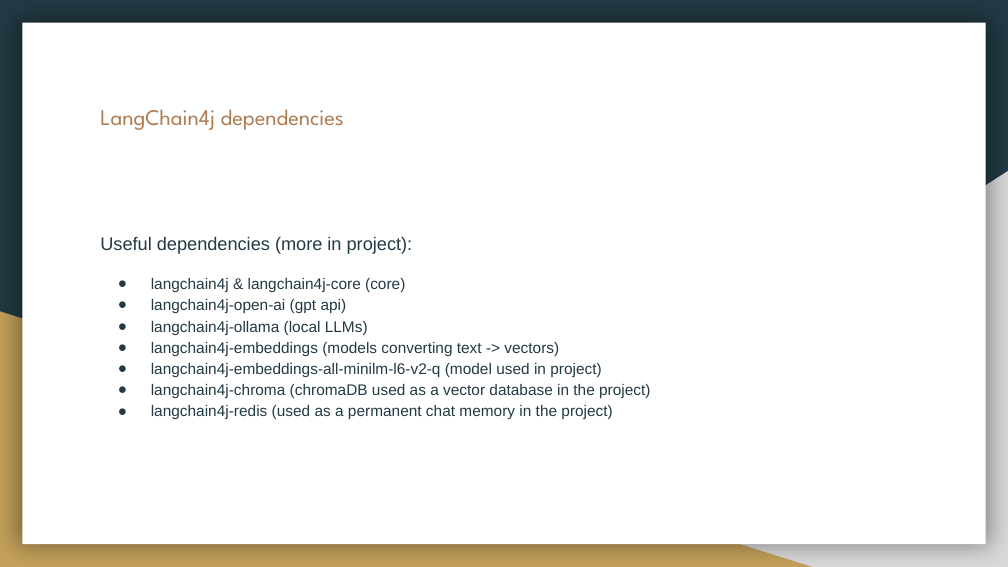
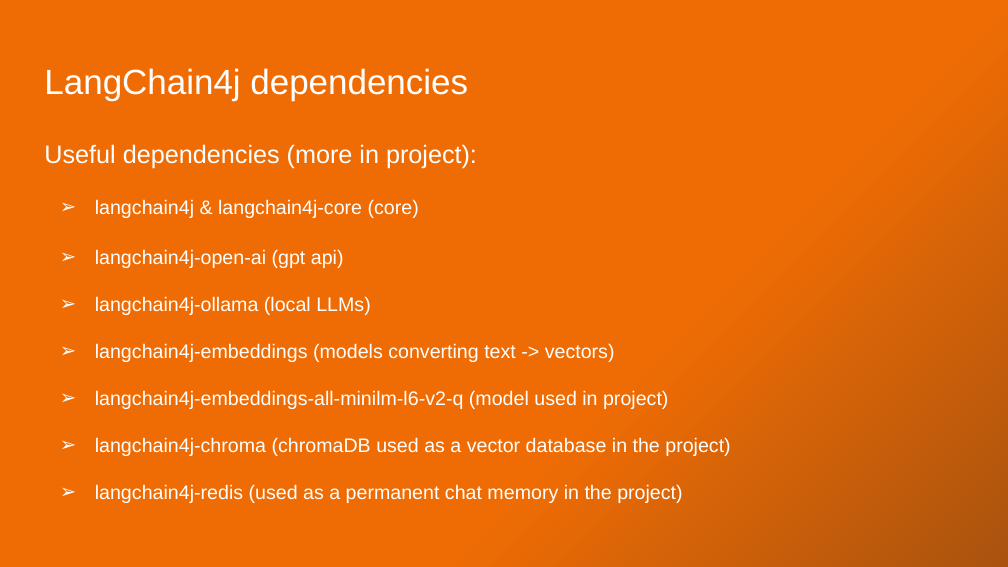
Before and after one commit to xkondix/aiSandbox-JAVA-SPIRNG, a slide deck: slide 5 of assets/LangChain4j with Spring Boot.pptx (slide 6 before the commit). Drawn at 1008x567 pixels with LibreOffice and Linux fonts; fonts in the diff are those of the drawing. Boxes give left, top, right and bottom in pixels: in the first picture for what was removed or moved away, otherwise in the second. Text is boxed around its words. In the diff, an @@ line names an element or a change of style, - is before the commit and + after.

```diff
--- a/assets/LangChain4j with Spring Boot.pptx
+++ b/assets/LangChain4j with Spring Boot.pptx
@@ background #233A44 to gradient #EF6C04 to #A9530F @@
@@ rectangle removed at [22, 23, 986, 544] @@
@@ title "LangChain4j dependencies": place and size @@
-title "LangChain4j dependencies" at [100, 109, 344, 130]
+title "LangChain4j dependencies" at [44, 68, 468, 100]
@@ title "LangChain4j dependencies" at [44, 68, 468, 100]: size 16 to 25 pt, font League Spartan to Arial, text colour #AF7B51 to #FFFFFF @@
@@ text "Useful dependencies (more in project):": place and size @@
-text "Useful dependencies (more in project):" at [100, 237, 650, 420]
+text "Useful dependencies (more in project):" at [44, 144, 730, 503]
@@ text "Useful dependencies (more in project):" at [44, 144, 730, 503]: size 13 to 18 pt in "Useful dependencies (more in project):"; text colour #233A44 to #FFFFFF, size 11 to 14 pt; line spacing 1.15 to 1.05; bullet ● to ➢; line spacing 1.15 to 1.4; bullet colour #233A44 to #FFFFFF; more space between paragraphs @@
@@ right triangle removed at [395, 171, 1008, 567] @@
@@ right triangle removed at [0, 311, 812, 567] @@
```
Also in this commit, not shown: 18 other slides changed, 21 slides added, 7 slides removed, 8 other files.
